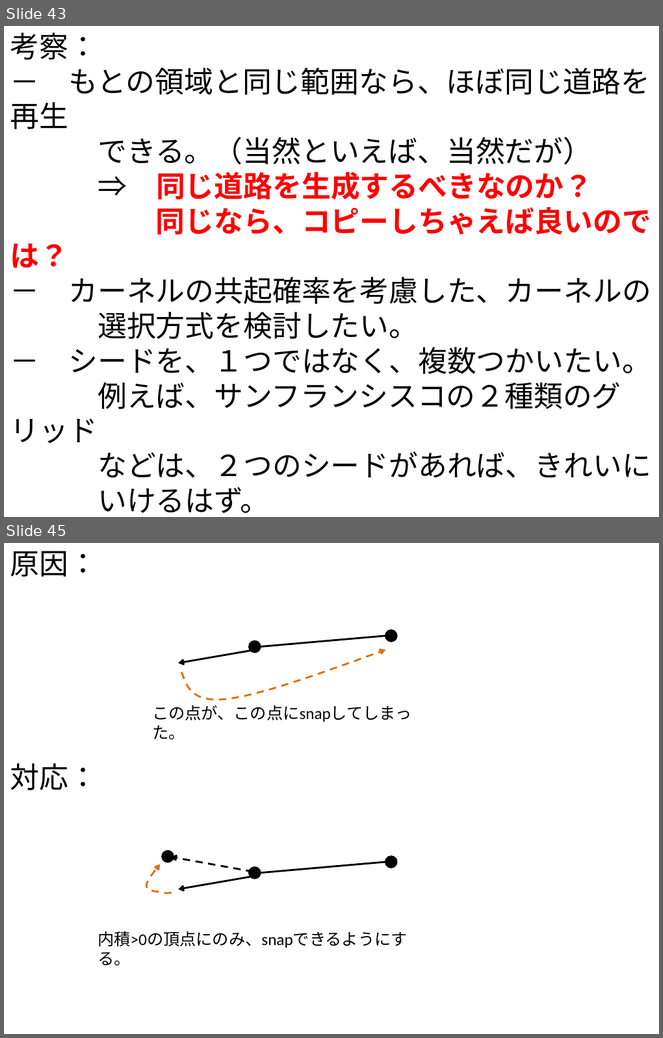
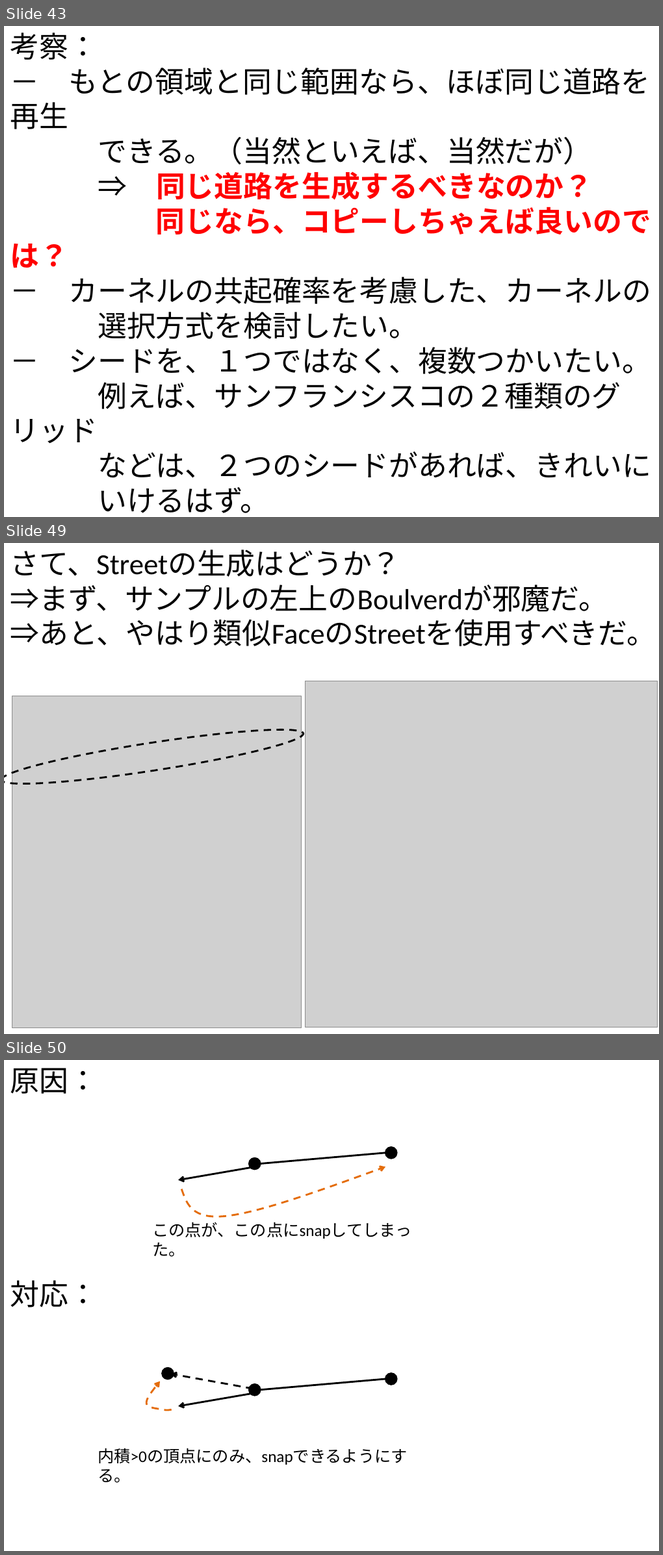
Before and after one commit to gnishida/RoadDesigner, a slide deck: RoadDesigner.pptx. Shown one above the other, each under a label of ours: slides 43 and 45 before the commit, slides 43, 49 and 50 after it; the slides between them are not shown. The pictures are 663x1038 and 663x1555 pixels, drawn with LibreOffice and Linux fonts; fonts in the diff are those of the drawing; grey boxes stand for pictures. Boxes give left, top, right and bottom in pixels: in the first picture for what was removed or moved away, otherwise in the second. Text is boxed around its words. In the diff, an @@ line names an element or a change of style, - is before the commit and + after.

```diff
--- a/RoadDesigner.pptx
+++ b/RoadDesigner.pptx
@@ slide 49 added at [4, 543, 659, 1034], background #FFFFFF @@
@@ text added at [10, 549, 656, 646], 32 pt, text #000000 @@
+さて、Streetの生成はどうか？
+⇒まず、サンプルの左上のBoulverdが邪魔だ。
+⇒あと、やはり類似FaceのStreetを使用すべきだ。
@@ picture added at [12, 696, 302, 1028] @@
@@ picture added at [306, 681, 658, 1027] @@
@@ ellipse added at [4, 720, 306, 795], outline #000000 2 pt dashed @@
@@ what was slide 45 is now slide 50 @@
```
Also in this commit, not shown: 1 slide changed, 4 other slides added, 29 other files.
